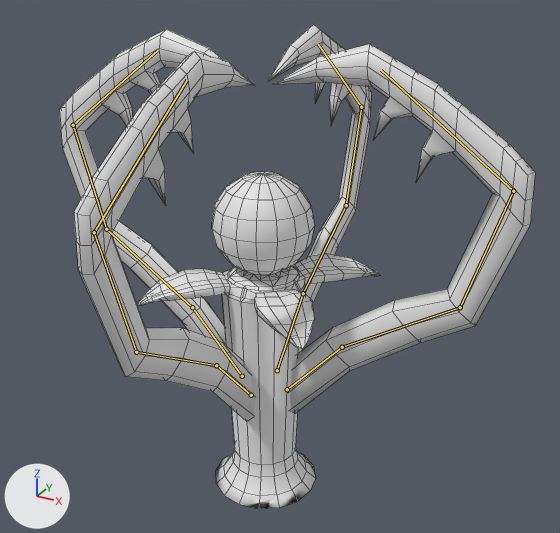
Two versions of the FBX model Assets/Models/Environment/Blight Node/Blight Node.fbx, one commit apart.
Camera for both pictures: a 50 mm lens placed at (3.1, -5.33, 5.03), pointed at (0.05, 0.21, 2.26). The lights are fixed; the arrows at lower left show +X, +Y and +Z. The first picture is the older version. The bones that change, and the others that lie on the model, are drawn over the model as lines. Mesh edges are drawn as thin lines.
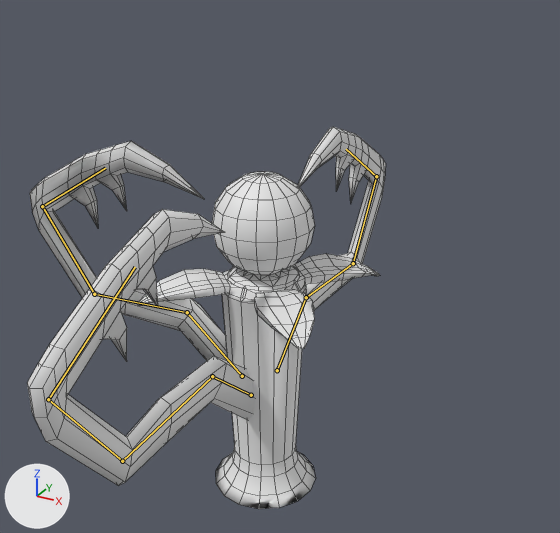
The newer file adds an action. The first version stands in its rest pose; the second is drawn at frame 13 of the action 'Armature.001|Arm1'.

Location of each change, [x1, y1, x2, y2] in pixels of the pictures (560 x 533 px):
'Plane.003', posed (26% wider, 25% shorter)
    before: [74, 51, 255, 422]
    after: [27, 209, 255, 486]
'Plane', posed
    before: [274, 44, 535, 414]
    after: [30, 143, 227, 360]
'Plane.001', posed (18% wider, 30% shorter)
    before: [59, 29, 226, 345]
    after: [30, 141, 228, 361]
'Plane.002', posed
    before: [268, 24, 371, 303]
    after: [298, 127, 386, 311]
bone 'Bone', root to tip
    before: (287, 389) to (342, 347)
    after: (242, 376) to (187, 312)
bone 'Bone.001', root to tip
    before: (342, 347) to (460, 307)
    after: (187, 312) to (94, 294)
bone 'Bone.002', root to tip
    before: (460, 307) to (513, 191)
    after: (94, 294) to (42, 206)
bone 'Bone.003', root to tip
    before: (513, 191) to (381, 70)
    after: (42, 206) to (105, 168)
bone 'Bone', root to tip
    before: (242, 376) to (192, 307)
    after: (242, 376) to (187, 312)
bone 'Bone.001', root to tip
    before: (192, 307) to (106, 229)
    after: (187, 312) to (94, 294)
bone 'Bone.002', root to tip
    before: (106, 229) to (73, 125)
    after: (94, 294) to (42, 206)
bone 'Bone.003', root to tip
    before: (73, 125) to (157, 50)
    after: (42, 206) to (105, 168)
bone 'Bone', root to tip
    before: (277, 370) to (303, 293)
    after: (277, 370) to (306, 297)
bone 'Bone.001', root to tip
    before: (303, 293) to (346, 205)
    after: (306, 297) to (353, 263)
bone 'Bone.002', root to tip
    before: (346, 205) to (361, 107)
    after: (353, 263) to (376, 176)
bone 'Bone.003', root to tip
    before: (361, 107) to (318, 44)
    after: (376, 176) to (346, 149)
bone 'Bone', root to tip
    before: (251, 395) to (216, 365)
    after: (251, 395) to (212, 376)
bone 'Bone.001', root to tip
    before: (216, 365) to (136, 352)
    after: (212, 376) to (122, 461)
bone 'Bone.002', root to tip
    before: (136, 352) to (94, 232)
    after: (122, 461) to (48, 399)
bone 'Bone.003', root to tip
    before: (94, 232) to (187, 80)
    after: (48, 399) to (135, 267)

Patch to the scene script:
```diff
--- a/Assets/Models/Environment/Blight Node/Blight Node.fbx.py
+++ b/Assets/Models/Environment/Blight Node/Blight Node.fbx.py
@@ bone_rig_object @@
 bone_rig_object = bpy.data.objects['Armature']  # the whole rig 'Armature'
-bone_rig_object.location = (0.263, 0.0, 1.073)
-bone_rig_object.rotation_euler = (0.0, 0.0, 0.0)  # degrees (0, 0, 0)
+bone_rig_object.location = (-0.263, 0.0, 1.073)
+bone_rig_object.rotation_euler = (0.0, 0.0, -3.142)  # degrees (0, 0, -180)
@@ bone_bone @@
 bone_bone = bpy.data.objects['Armature'].pose.bones['Bone']
-bone_bone.rotation_quaternion = (1.0, 0.0, 0.0, 0.0)  # degrees (0, 0, 0)
+bone_bone.rotation_quaternion = (0.998, 0.0, 0.0, -0.061)  # degrees (0, 0, -7)
@@ bone_bone_001 @@
 bone_bone_001 = bpy.data.objects['Armature'].pose.bones['Bone.001']  # child of 'Bone'
-bone_bone_001.rotation_quaternion = (1.0, 0.0, 0.0, 0.0)  # degrees (0, 0, 0)
+bone_bone_001.rotation_quaternion = (0.969, 0.0, 0.0, -0.248)  # degrees (0, 0, -29)
@@ bone_bone_002 @@
 bone_bone_002 = bpy.data.objects['Armature'].pose.bones['Bone.002']  # child of 'Bone.001'
-bone_bone_002.rotation_quaternion = (1.0, 0.0, 0.0, 0.0)  # degrees (0, 0, 0)
+bone_bone_002.rotation_quaternion = (0.988, 0.0, 0.0, 0.155)  # degrees (0, 0, 18)
@@ bone_bone_003 @@
 bone_bone_003 = bpy.data.objects['Armature'].pose.bones['Bone.003']  # child of 'Bone.002'
-bone_bone_003.rotation_quaternion = (1.0, 0.0, 0.0, 0.0)  # degrees (0, 0, 0)
+bone_bone_003.rotation_quaternion = (0.98, 0.0, 0.0, 0.197)  # degrees (0, 0, 23)
@@ bone_bone_ @@
 bone_bone_ = bpy.data.objects['Armature.001'].pose.bones['Bone']
-bone_bone_.rotation_quaternion = (1.0, 0.0, 0.0, 0.0)  # degrees (0, 0, 0)
+bone_bone_.rotation_quaternion = (0.998, 0.0, 0.0, -0.061)  # degrees (0, 0, -7)
@@ bone_bone_001_ @@
 bone_bone_001_ = bpy.data.objects['Armature.001'].pose.bones['Bone.001']  # child of 'Bone'
-bone_bone_001_.rotation_quaternion = (1.0, 0.0, 0.0, 0.0)  # degrees (0, 0, 0)
+bone_bone_001_.rotation_quaternion = (0.969, 0.0, 0.0, -0.248)  # degrees (0, 0, -29)
@@ bone_bone_002_ @@
 bone_bone_002_ = bpy.data.objects['Armature.001'].pose.bones['Bone.002']  # child of 'Bone.001'
-bone_bone_002_.rotation_quaternion = (1.0, 0.0, 0.0, 0.0)  # degrees (0, 0, 0)
+bone_bone_002_.rotation_quaternion = (0.988, 0.0, 0.0, 0.155)  # degrees (0, 0, 18)
@@ bone_bone_003_ @@
 bone_bone_003_ = bpy.data.objects['Armature.001'].pose.bones['Bone.003']  # child of 'Bone.002'
-bone_bone_003_.rotation_quaternion = (1.0, 0.0, 0.0, 0.0)  # degrees (0, 0, 0)
+bone_bone_003_.rotation_quaternion = (0.98, 0.0, 0.0, 0.197)  # degrees (0, 0, 23)
@@ bone_bone__ @@
 bone_bone__ = bpy.data.objects['Armature.002'].pose.bones['Bone']
-bone_bone__.rotation_quaternion = (1.0, 0.0, 0.0, 0.0)  # degrees (0, 0, 0)
+bone_bone__.rotation_quaternion = (0.998, 0.0, 0.0, -0.061)  # degrees (0, 0, -7)
@@ bone_bone_001__ @@
 bone_bone_001__ = bpy.data.objects['Armature.002'].pose.bones['Bone.001']  # child of 'Bone'
-bone_bone_001__.rotation_quaternion = (1.0, 0.0, 0.0, 0.0)  # degrees (0, 0, 0)
+bone_bone_001__.rotation_quaternion = (0.969, 0.0, 0.0, -0.248)  # degrees (0, 0, -29)
@@ bone_bone_002__ @@
 bone_bone_002__ = bpy.data.objects['Armature.002'].pose.bones['Bone.002']  # child of 'Bone.001'
-bone_bone_002__.rotation_quaternion = (1.0, 0.0, 0.0, 0.0)  # degrees (0, 0, 0)
+bone_bone_002__.rotation_quaternion = (0.988, 0.0, 0.0, 0.155)  # degrees (0, 0, 18)
@@ bone_bone_003__ @@
 bone_bone_003__ = bpy.data.objects['Armature.002'].pose.bones['Bone.003']  # child of 'Bone.002'
-bone_bone_003__.rotation_quaternion = (1.0, 0.0, 0.0, 0.0)  # degrees (0, 0, 0)
+bone_bone_003__.rotation_quaternion = (0.98, 0.0, 0.0, 0.197)  # degrees (0, 0, 23)
@@ bone_bone___ @@
 bone_bone___ = bpy.data.objects['Armature.003'].pose.bones['Bone']
-bone_bone___.rotation_quaternion = (1.0, 0.0, 0.0, 0.0)  # degrees (0, 0, 0)
+bone_bone___.rotation_quaternion = (0.998, 0.0, 0.0, -0.061)  # degrees (0, 0, -7)
@@ bone_bone_001___ @@
 bone_bone_001___ = bpy.data.objects['Armature.003'].pose.bones['Bone.001']  # child of 'Bone'
-bone_bone_001___.rotation_quaternion = (1.0, 0.0, 0.0, 0.0)  # degrees (0, 0, 0)
+bone_bone_001___.rotation_quaternion = (0.969, 0.0, 0.0, -0.248)  # degrees (0, 0, -29)
@@ bone_bone_002___ @@
 bone_bone_002___ = bpy.data.objects['Armature.003'].pose.bones['Bone.002']  # child of 'Bone.001'
-bone_bone_002___.rotation_quaternion = (1.0, 0.0, 0.0, 0.0)  # degrees (0, 0, 0)
+bone_bone_002___.rotation_quaternion = (0.988, 0.0, 0.0, 0.155)  # degrees (0, 0, 18)
@@ bone_bone_003___ @@
 bone_bone_003___ = bpy.data.objects['Armature.003'].pose.bones['Bone.003']  # child of 'Bone.002'
-bone_bone_003___.rotation_quaternion = (1.0, 0.0, 0.0, 0.0)  # degrees (0, 0, 0)
+bone_bone_003___.rotation_quaternion = (0.98, 0.0, 0.0, 0.197)  # degrees (0, 0, 23)
```
